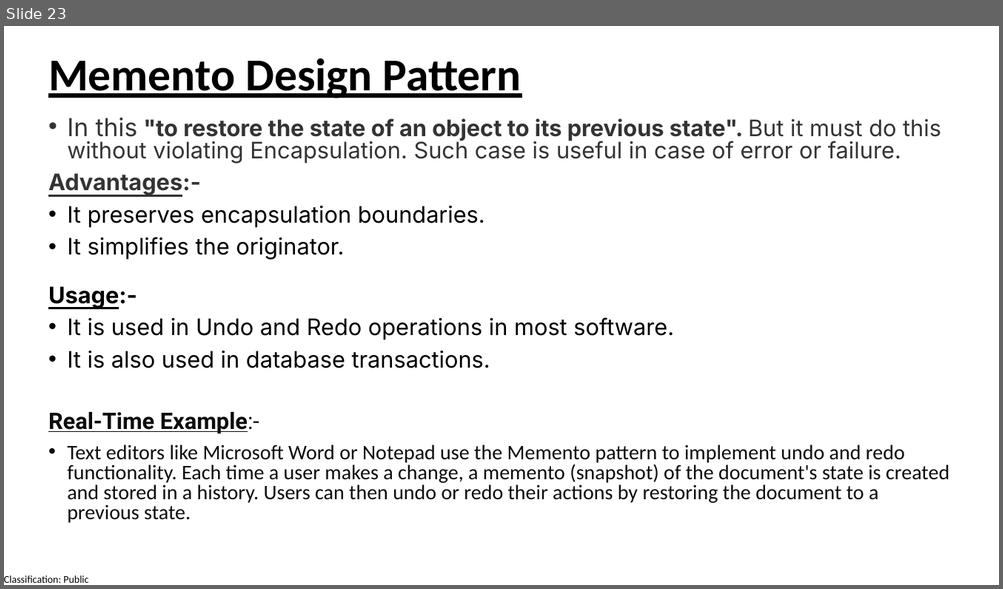
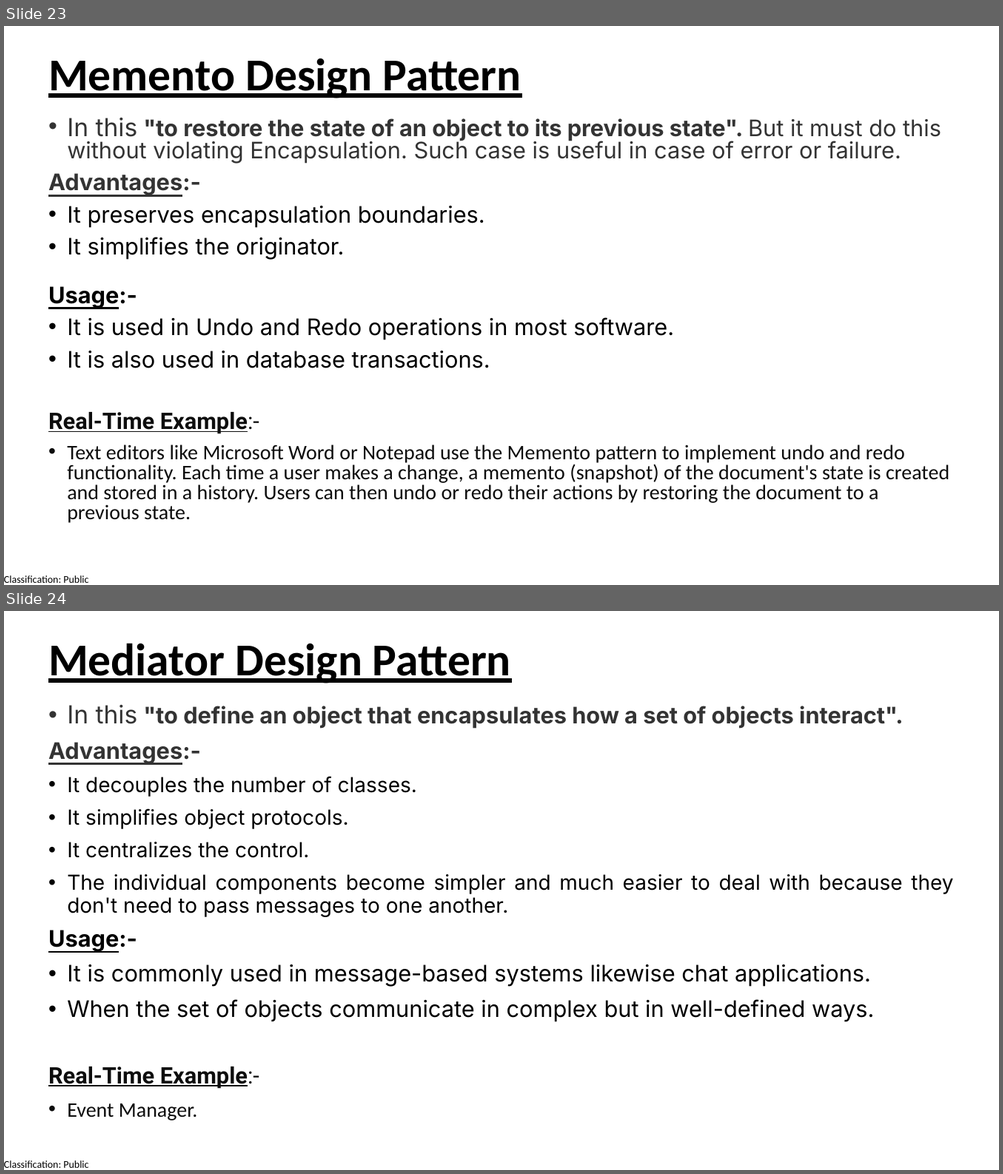
Before and after one commit to manaswiniray/DesignPatterns, a slide deck: DesignPatterns.pptx. Shown one above the other, each under a label of ours: slide 23 before the commit, slides 23 and 24 after it. The pictures are 1003x589 and 1003x1174 pixels, drawn with LibreOffice and Linux fonts; fonts in the diff are those of the drawing. Boxes give left, top, right and bottom in pixels: in the first picture for what was removed or moved away, otherwise in the second. Text is boxed around its words. In the diff, an @@ line names an element or a change of style, - is before the commit and + after.

```diff
--- a/DesignPatterns.pptx
+++ b/DesignPatterns.pptx
@@ slide 24 added at (x1=4, y1=611, x2=999, y2=1170), background #FFFFFF; not listed: 1 template element that a slide beside it also shows @@
@@ text added at (x1=48, y1=643, x2=511, y2=684), 44 pt, text #000000, bold, underline @@
+Mediator Design Pattern
@@ text added at (x1=48, y1=705, x2=953, y2=1121), 22 pt, text #000000 @@
+• In this "to define an object that encapsulates how a set of objects interact".
+Advantages:-
+• It decouples the number of classes.
+• It simplifies object protocols.
+• It centralizes the control.
+• The individual components become simpler and much easier to deal with because they don't need to pass messages to one another.
+Usage:-
+• It is commonly used in message-based systems likewise chat applications.
+• When the set of objects communicate in complex but in well-defined ways.
+Real-Time Example:-
+• Event Manager.
```
Also in this commit, not shown: 1 other slide added, 11 other files.
